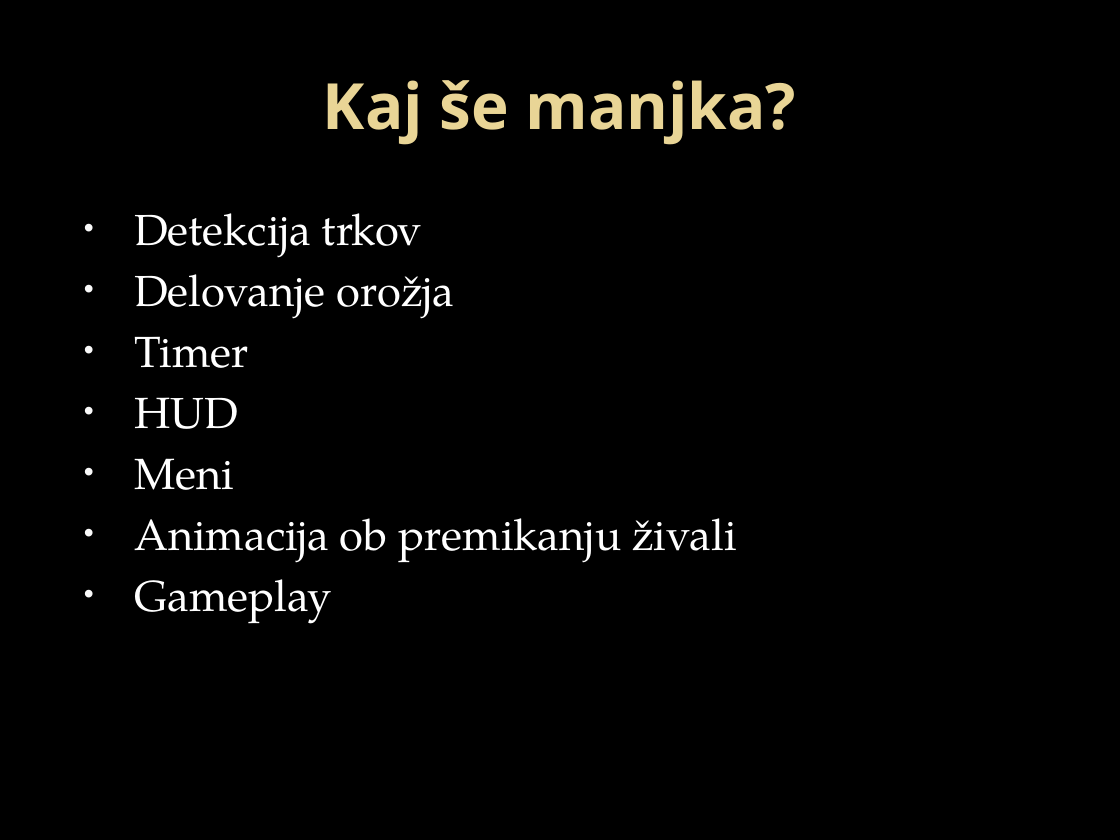
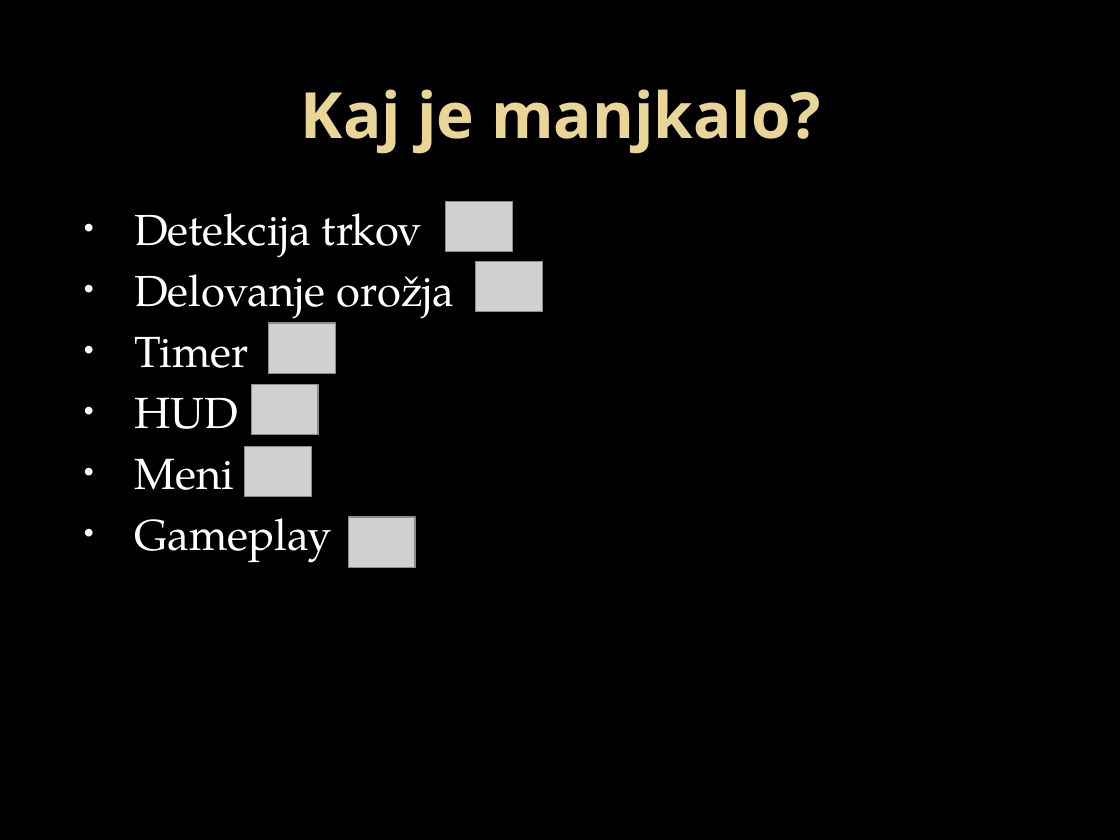
Before and after one commit to mlevar/3d-game, a slide deck: slide 4 of Predstavitev/Vmesna predstavitev.pptx. Drawn at 1120x840 pixels with LibreOffice and Linux fonts; fonts in the diff are those of the drawing; grey boxes stand for pictures; background and template pictures are left out. Boxes give left, top, right and bottom in pixels: in the first picture for what was removed or moved away, otherwise in the second. Text is boxed around its words. In the diff, an @@ line names an element or a change of style, - is before the commit and + after.

```diff
--- a/Predstavitev/Vmesna predstavitev.pptx
+++ b/Predstavitev/Vmesna predstavitev.pptx
@@ title at (301, 89, 821, 154): text changed @@
-Kaj še manjka?
+Kaj je manjkalo?
@@ picture added at (446, 202, 513, 252) @@
@@ picture added at (475, 261, 542, 311) @@
@@ picture added at (269, 323, 336, 373) @@
@@ picture added at (251, 385, 318, 436) @@
@@ picture added at (244, 447, 311, 497) @@
@@ text at (134, 518, 737, 563): paragraph removed @@
-• Animacija ob premikanju živali
@@ picture added at (348, 517, 416, 568) @@
```
Also in this commit, not shown: 1 slide added, 24 other files.
